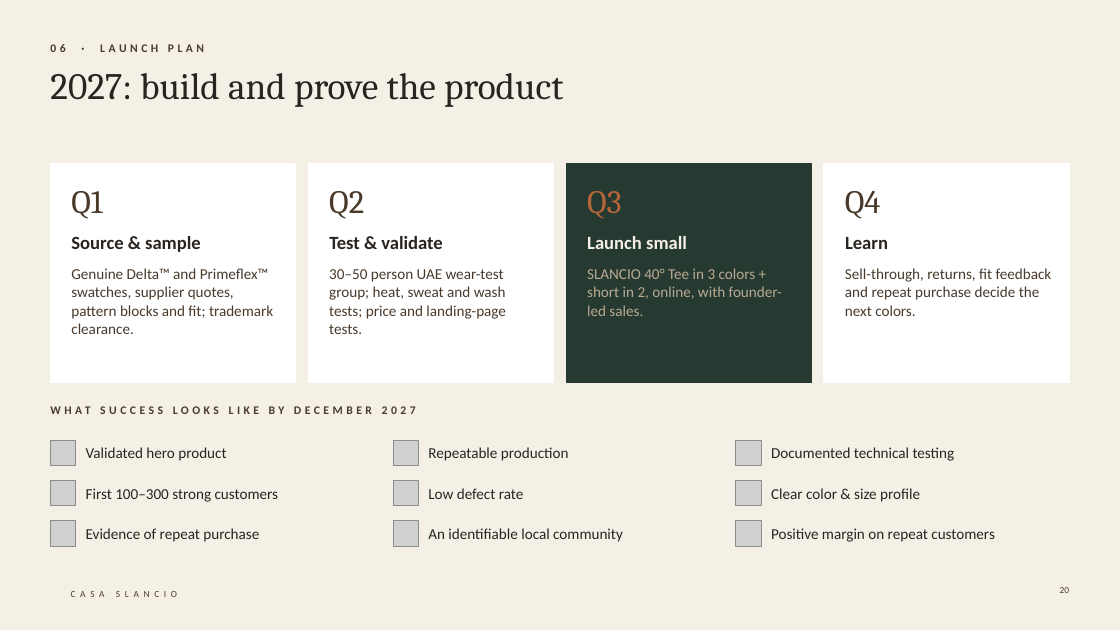
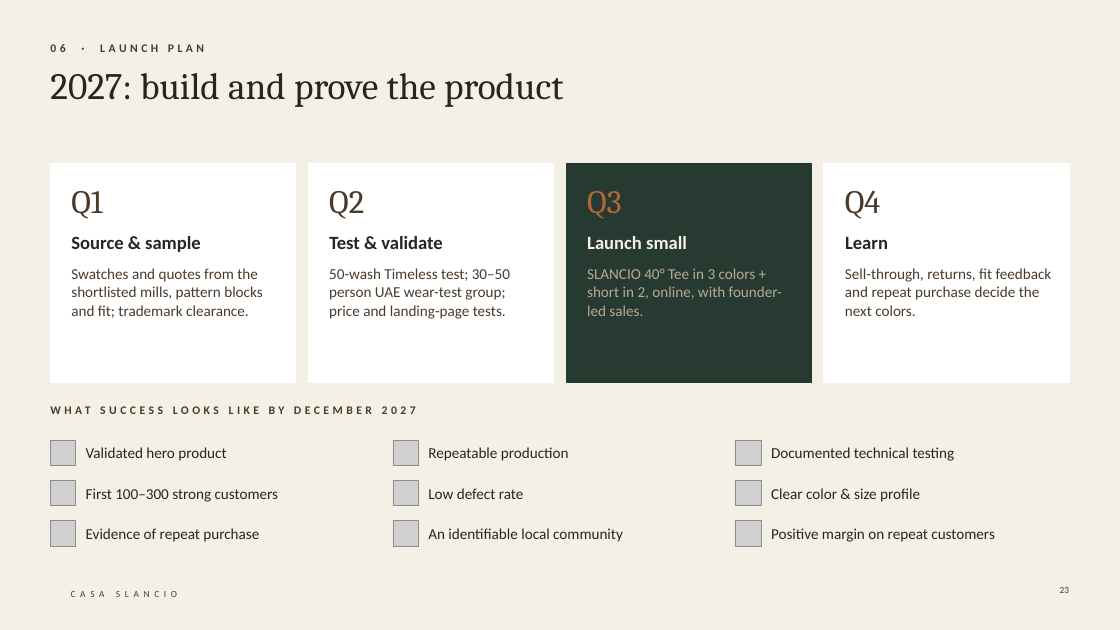
Before and after one commit to mbssssss/world-brief, a slide deck: slide 23 of casa-slancio/Casa_Slancio_Strategy_Presentation.pptx (slide 20 before the commit). Drawn at 1120x630 pixels with LibreOffice and Linux fonts; fonts in the diff are those of the drawing; grey boxes stand for pictures; background and template pictures are left out. Boxes give left, top, right and bottom in pixels: in the first picture for what was removed or moved away, otherwise in the second. Text is boxed around its words. In the diff, an @@ line names an element or a change of style, - is before the commit and + after.

```diff
--- a/casa-slancio/Casa_Slancio_Strategy_Presentation.pptx
+++ b/casa-slancio/Casa_Slancio_Strategy_Presentation.pptx
@@ text at <box>71,268,262,318</box>: text changed @@
-Genuine Delta™ and Primeflex™ swatches, supplier quotes, pattern blocks and fit; trademark clearance.
+Swatches and quotes from the shortlisted mills, pattern blocks and fit; trademark clearance.
@@ text at <box>329,268,510,319</box>: text changed @@
-30–50 person UAE wear-test group; heat, sweat and wash tests; price and landing-page tests.
+50-wash Timeless test; 30–50 person UAE wear-test group; price and landing-page tests.
```
Also in this commit, not shown: 4 other slides changed, 3 slides added, 1 other file.
